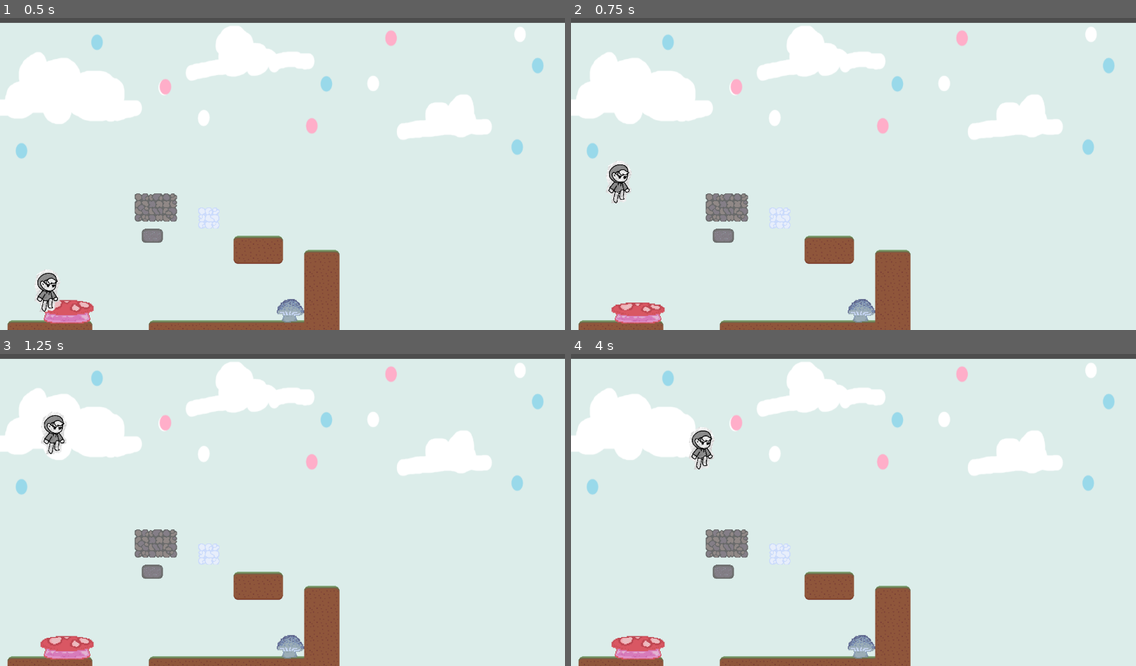
Above: before the commit, frames 1-4 (two rows, left to right).
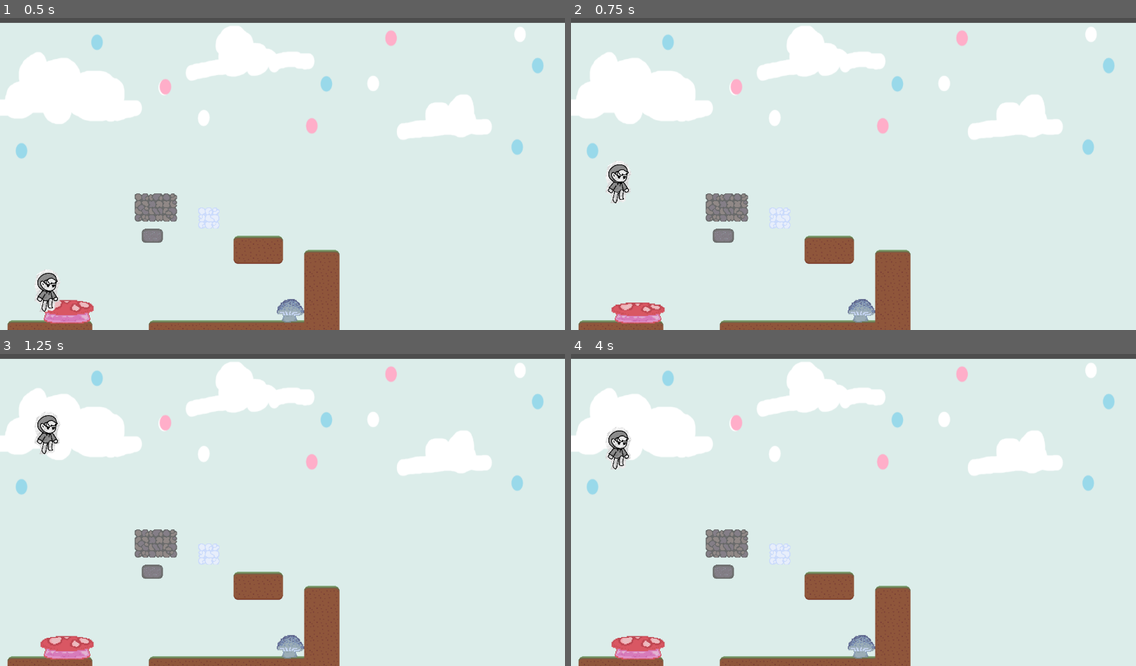
Above: after the commit, the same moments.

Repository: SpaceCCandy/Haven-GameJam
Game: Godot game, scene res://assets/main.tscn
Two runs of this game, one before a commit and one after it. Both use one fixed random seed, a clock stepped at 60 frames per second and the inputs below.
Inputs:
- Up to frame 1 (0.5 s): no input
- Up to frame 2 (0.75 s): hold D (right) from 0.53 s (still down)
- Up to frame 3 (1.25 s): keep holding D (right); tap W (jump) at 0.77 s
- Up to frame 4 (4 s): tap W (jump) at 1.52, 3.02, 3.77 s; release D (right) at 2.03 s; hold A (left) 2.03-2.78 s; hold D (right) from 2.78 s (still down)

Frame 1 is identical in both runs. In frame 2, 0.2% of the frame differs, in the area x 6-11%, y 46-60%; in frame 3, 0.5%; in frame 4, 0.7%, in the area x 6-26%, y 23-38%.

Commit message:
Update player.gd

Diff:
--- a/assets/scripts/player.gd
+++ b/assets/scripts/player.gd
@@ -1,16 +1,16 @@
 extends CharacterBody2D
 @onready var animated_sprite_2d: AnimatedSprite2D = $AnimatedSprite2D
 
-const XACCELERATION = 1
-const JUMP_VELOCITY = -600
-const JUMP_PAD = -1800
-const XTERMINAL_SPEED = 300
+const JUMP_VELOCITY = -600.0
+const JUMP_PAD = -1800.0
 
-var XSPEED = 0
+const XTERMINAL_SPEED = 300.0
+const XACCELERATION = 20.0
+
 
 func _physics_process(delta: float) -> void:
 		# Animation
-	if velocity.x > 1 or velocity.x < -1:
+	if velocity.x != 0 and velocity.y == 0:
 		animated_sprite_2d.animation = "walk"
 	else:
 		animated_sprite_2d.animation = "idle"
@@ -26,18 +26,20 @@
 
 	# Get the input direction and handle the movement/deceleration.
 	# As good practice, you should replace UI actions with custom gameplay actions.
-	var direction := Input.get_axis("left", "right")
-	if direction:
-		if XSPEED < XTERMINAL_SPEED:
-			XSPEED += XACCELERATION
-		velocity.x = direction * XSPEED
+	var direction = Input.get_axis("left", "right")
+	if direction and is_on_floor():
+		if is_on_floor():
+			velocity.x = move_toward(velocity.x, XTERMINAL_SPEED*direction, XACCELERATION)
+		else:
+			velocity.x = move_toward(velocity.x, XTERMINAL_SPEED*direction, XACCELERATION/3)
 	else:
-		XSPEED = 0
-		velocity.x = move_toward(velocity.x, 0, XSPEED)
+		if is_on_floor():
+			# velocity.x = move_toward(velocity.x, 0, XACCELERATION*2)
+			velocity.x = move_toward(velocity.x, 0, XACCELERATION*2)
 
 	move_and_slide()
 
-	if direction == 1:
+	if direction > 0:
 		animated_sprite_2d.flip_h = false
-	elif direction == -1:
+	elif direction < 0:
 		animated_sprite_2d.flip_h = true
